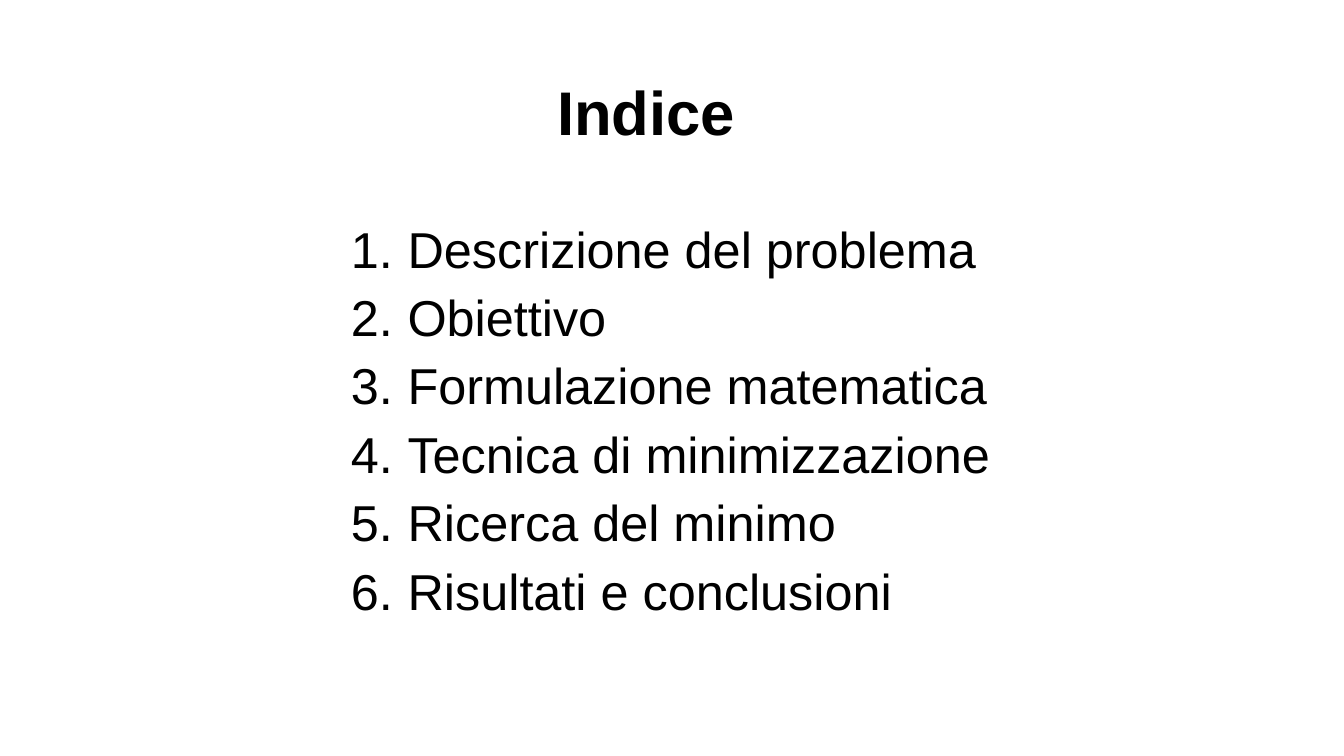
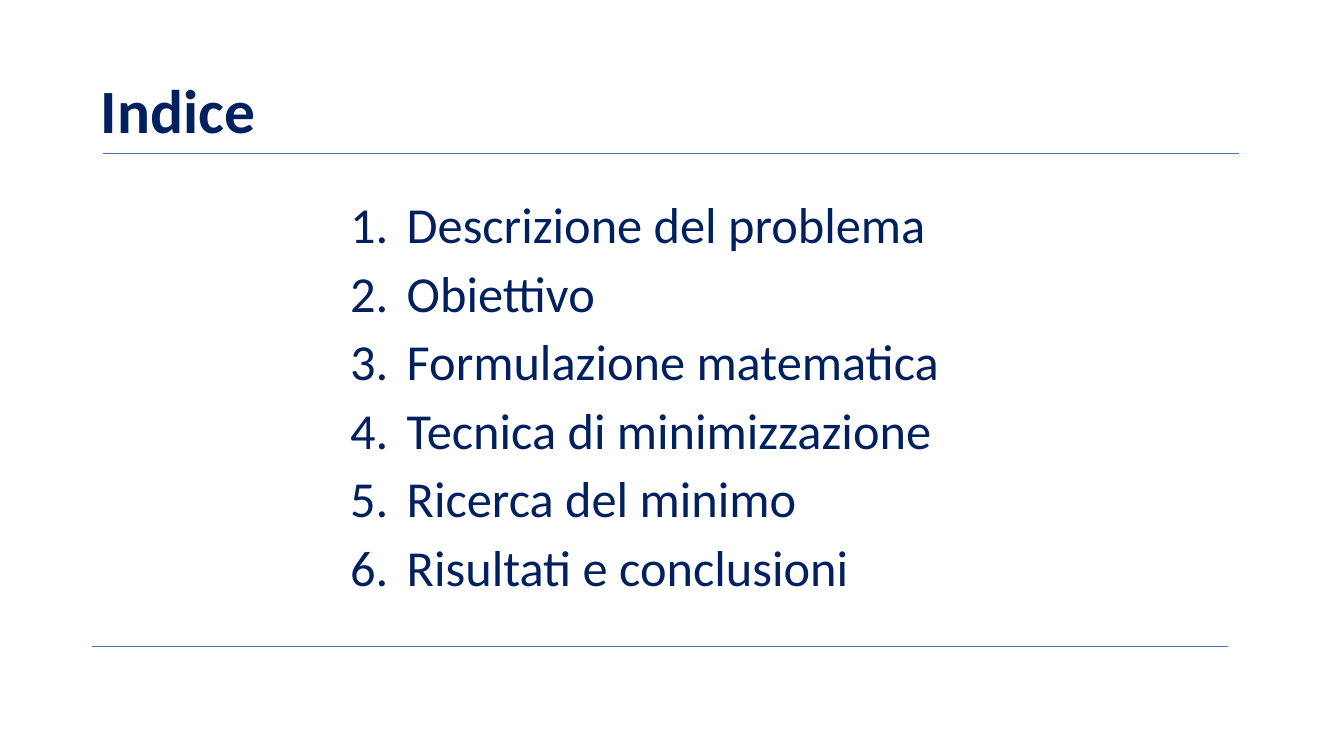
Before and after one commit to BernardoGiordano/NelderMeadMethod, a slide deck: slide 2 of presentazione progetto/Presentazione martone MOTT.pptx. Drawn at 1344x756 pixels with LibreOffice and Linux fonts; fonts in the diff are those of the drawing; background and template pictures are left out. Boxes give left, top, right and bottom in pixels: in the first picture for what was removed or moved away, otherwise in the second. Text is boxed around its words. In the diff, an @@ line names an element or a change of style, - is before the commit and + after.

```diff
--- a/presentazione progetto/Presentazione martone MOTT.pptx
+++ b/presentazione progetto/Presentazione martone MOTT.pptx
@@ title "Indice" at (101,89,255,134): font Arial to Calibri, text colour #000000 to #002060 @@
@@ title "Indice": place and size @@
-title "Indice" at (557,90,735,136)
+title "Indice" at (101,89,255,134)
@@ line added from (104, 153) to (1239, 153), #4472C4 0.5 pt @@
@@ text "Descrizione del problema": place and size @@
-text "Descrizione del problema" at (408,231,990,611)
+text "Descrizione del problema" at (407,208,939,587)
@@ text "Descrizione del problema" at (407,208,939,587): font Arial to Calibri, text colour #000000 to #002060 @@
@@ line added from (93, 646) to (1228, 646), #4472C4 0.5 pt @@
```
Also in this commit, not shown: 5 other slides changed, 3 slides added, 4 slides removed.
